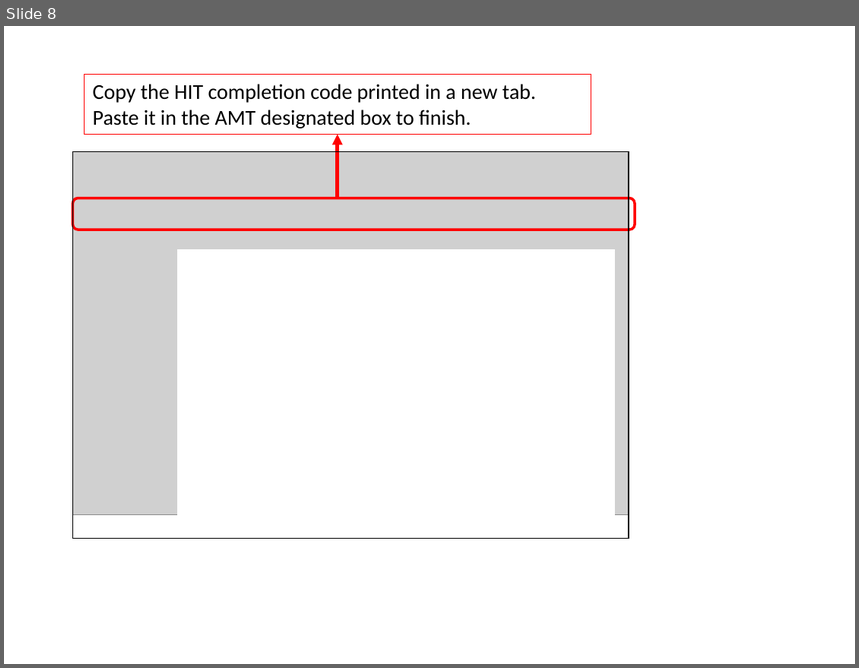
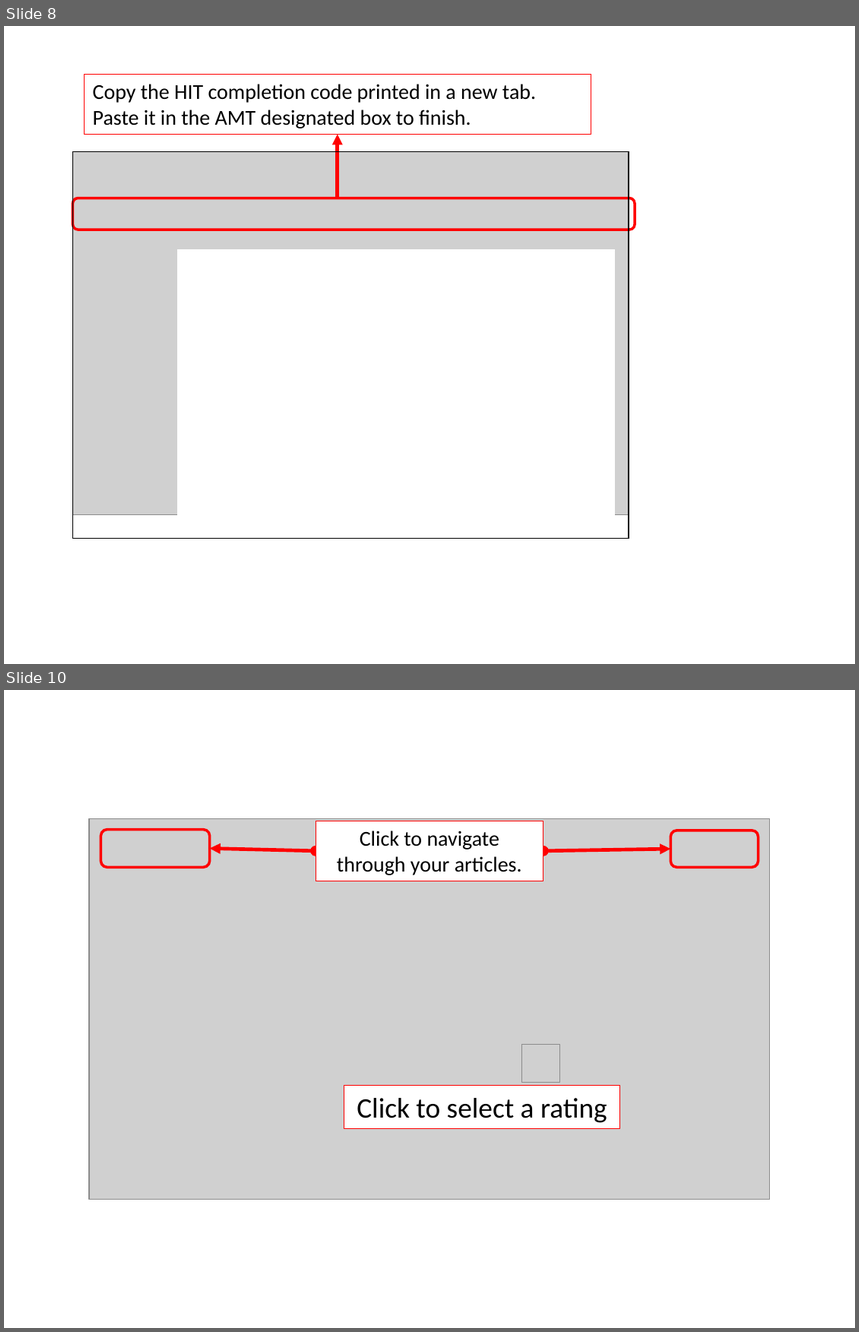
Before and after one commit to SinaMohseni/Text-classification-explanation-evaluation, a slide deck: user-study/instructions/Instructions.pptx. Shown one above the other, each under a label of ours: slide 8 before the commit, slides 8 and 10 after it; the slides between them are not shown. The pictures are 859x668 and 859x1332 pixels, drawn with LibreOffice and Linux fonts; fonts in the diff are those of the drawing; grey boxes stand for pictures. Boxes give left, top, right and bottom in pixels: in the first picture for what was removed or moved away, otherwise in the second. Text is boxed around its words. In the diff, an @@ line names an element or a change of style, - is before the commit and + after.

Commit message:
Text-Rating Instructions-V1

```diff
--- a/user-study/instructions/Instructions.pptx
+++ b/user-study/instructions/Instructions.pptx
@@ slide 10 added at (4, 690, 855, 1328), background #FFFFFF @@
@@ picture added at (89, 818, 770, 1200) @@
@@ rectangle added at (316, 821, 544, 882), fill #FFFFFF, outline #FF0000 0.75 pt, 18 pt, text #000000 @@
+Click to navigate through your articles.
@@ rounded rectangle added at (101, 830, 210, 867), outline #FF0000 2.25 pt @@
@@ double arrow added from (316, 851) to (210, 848), #FF0000 3 pt @@
@@ double arrow added from (544, 851) to (671, 849), #FF0000 3 pt @@
@@ rounded rectangle added at (671, 831, 758, 867), outline #FF0000 2.25 pt @@
@@ picture added at (522, 1045, 560, 1083) @@
@@ rectangle added at (344, 1086, 620, 1129), fill #FFFFFF, outline #FF0000 0.75 pt, 24 pt, text #000000 @@
+Click to select a rating
```
Also in this commit, not shown: 2 other slides added, 6 other files.
